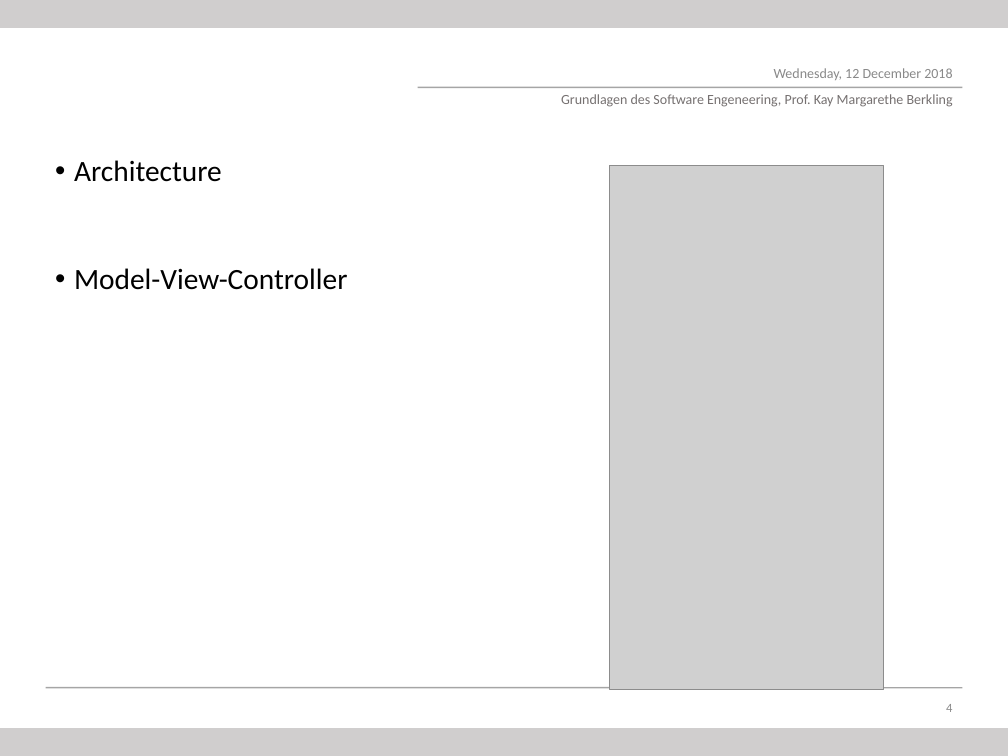
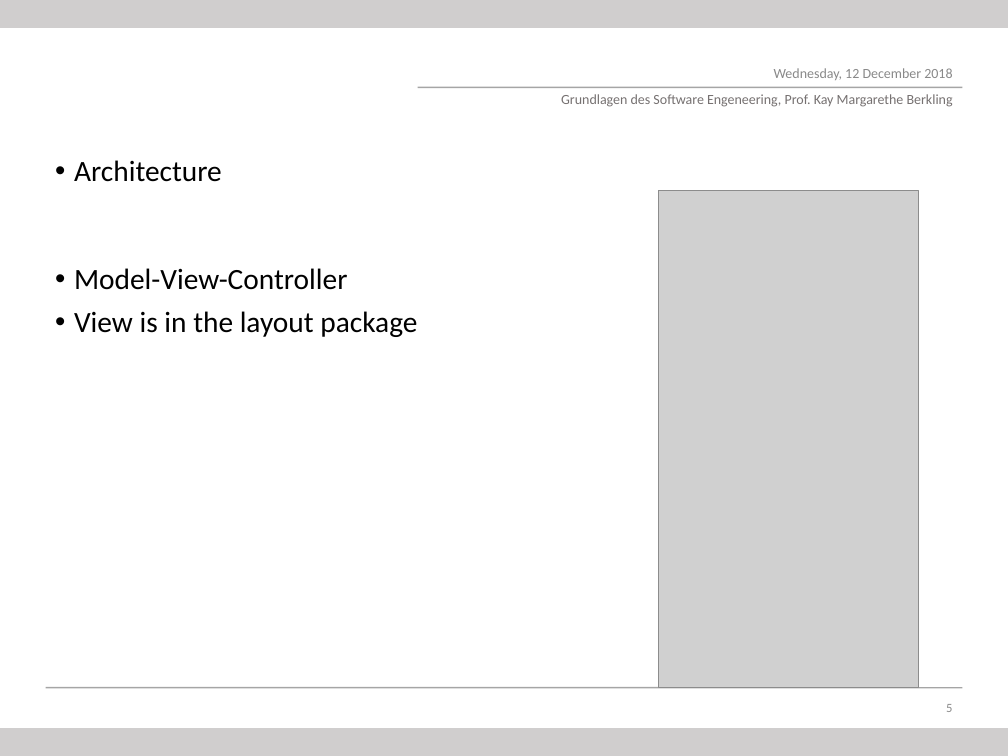
Before and after one commit to dhbwiewarsessen/dhbwwe-app, a slide deck: slide 5 of Documentation/Präsentation.odp (slide 4 before the commit). Drawn at 1008x756 pixels with LibreOffice and Linux fonts; fonts in the diff are those of the drawing; grey boxes stand for pictures; background and template pictures are left out. Boxes give left, top, right and bottom in pixels: in the first picture for what was removed or moved away, otherwise in the second. Text is boxed around its words. In the diff, an @@ line names an element or a change of style, - is before the commit and + after.

```diff
--- a/Documentation/Präsentation.odp
+++ b/Documentation/Präsentation.odp
@@ picture: place and size @@
-picture at (610, 165, 884, 689)
+picture at (658, 191, 918, 687)
@@ text at (74, 311, 417, 337): paragraph added @@
+• View is in the layout package
@@ page number at (946, 704, 952, 712): text changed @@
-4
+5
```
Also in this commit, not shown: 2 other slides changed, 3 slides added, 5 other files.
